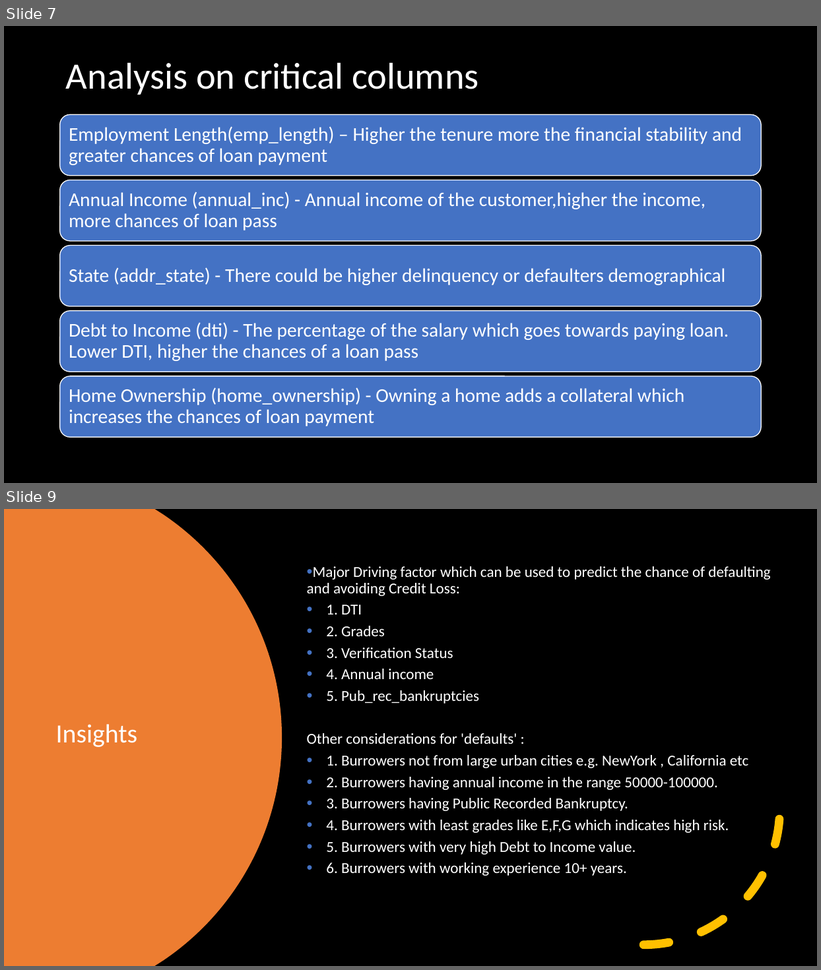
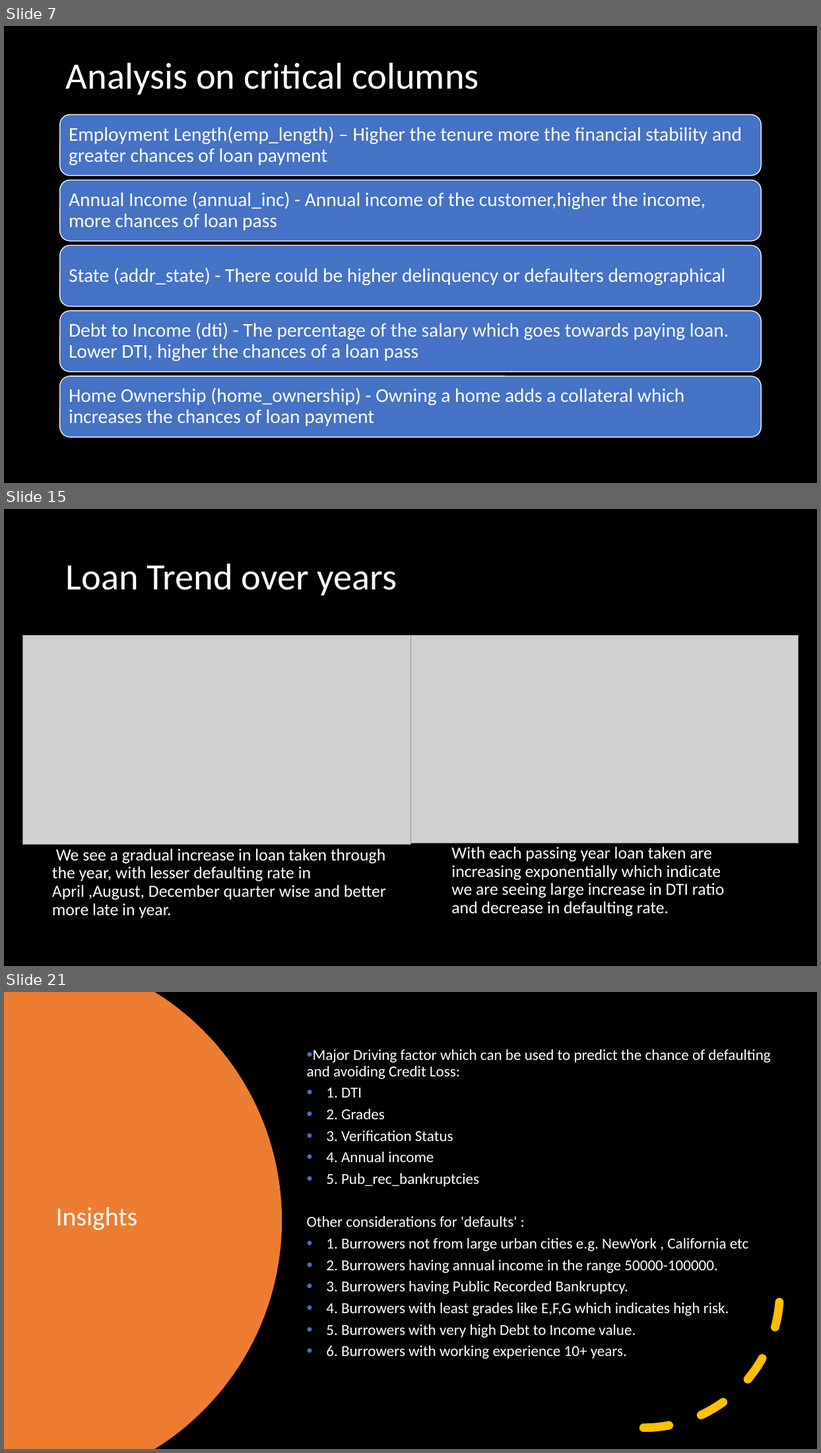
Before and after one commit to bineeshpc/case_study_01, a slide deck: UpGrad Case Study LendingClub.pptx. Shown one above the other, each under a label of ours: slides 7 and 9 before the commit, slides 7, 15 and 21 after it; the slides between them are not shown. The pictures are 821x970 and 821x1453 pixels, drawn with LibreOffice and Linux fonts; fonts in the diff are those of the drawing; grey boxes stand for pictures. Boxes give left, top, right and bottom in pixels: in the first picture for what was removed or moved away, otherwise in the second. Text is boxed around its words. In the diff, an @@ line names an element or a change of style, - is before the commit and + after.

Commit message:
Added Sample Screenshot for reference

```diff
--- a/UpGrad Case Study LendingClub.pptx
+++ b/UpGrad Case Study LendingClub.pptx
@@ slide 15 added at box(4, 509, 817, 966), background #000000 @@
@@ title added at box(66, 563, 397, 595), 44 pt, text #FFFFFF @@
+Loan Trend over years
@@ picture added at box(23, 635, 411, 844) @@
@@ picture added at box(407, 635, 799, 843) @@
@@ text added at box(52, 849, 386, 918), 20 pt, text #FFFFFF @@
+We see a gradual increase in loan taken through the year, with lesser defaulting rate in April ,August, December quarter wise and better more late in year.
@@ text added at box(451, 847, 724, 917), 20 pt, text #FFFFFF @@
+With each passing year loan taken are increasing exponentially which indicate we are seeing large increase in DTI ratio and decrease in defaulting rate.
@@ what was slide 9 is now slide 21 @@
```
Also in this commit, not shown: 12 other slides added, 1 slide removed.
